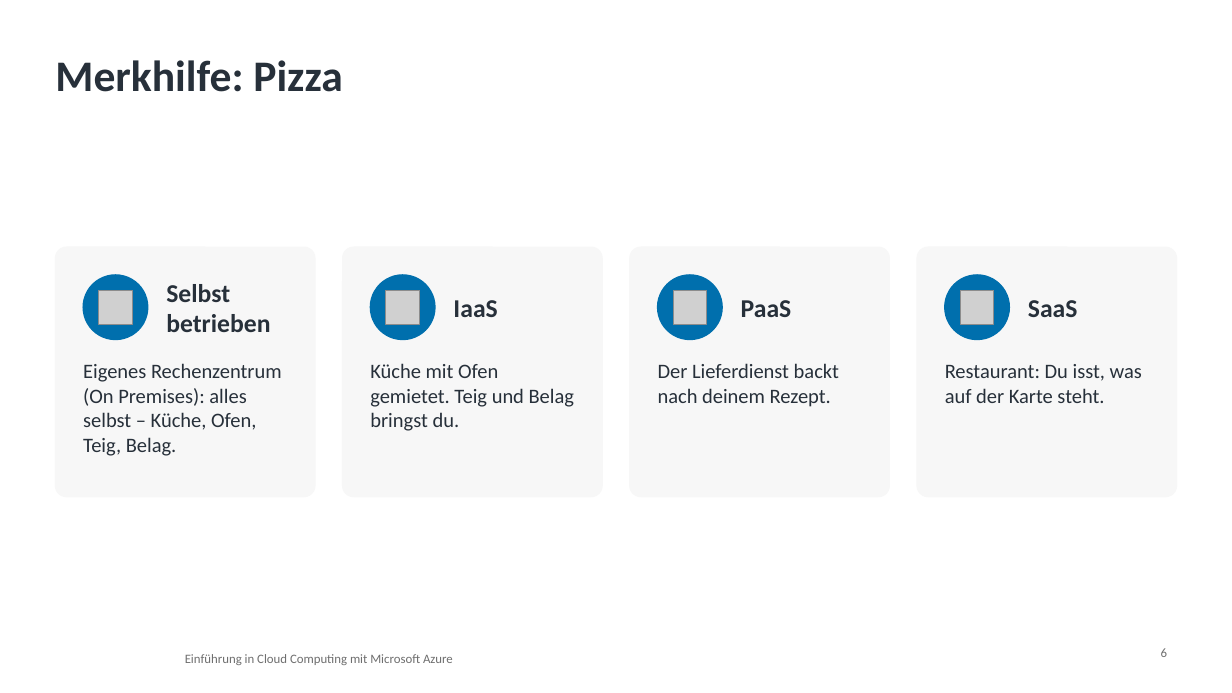
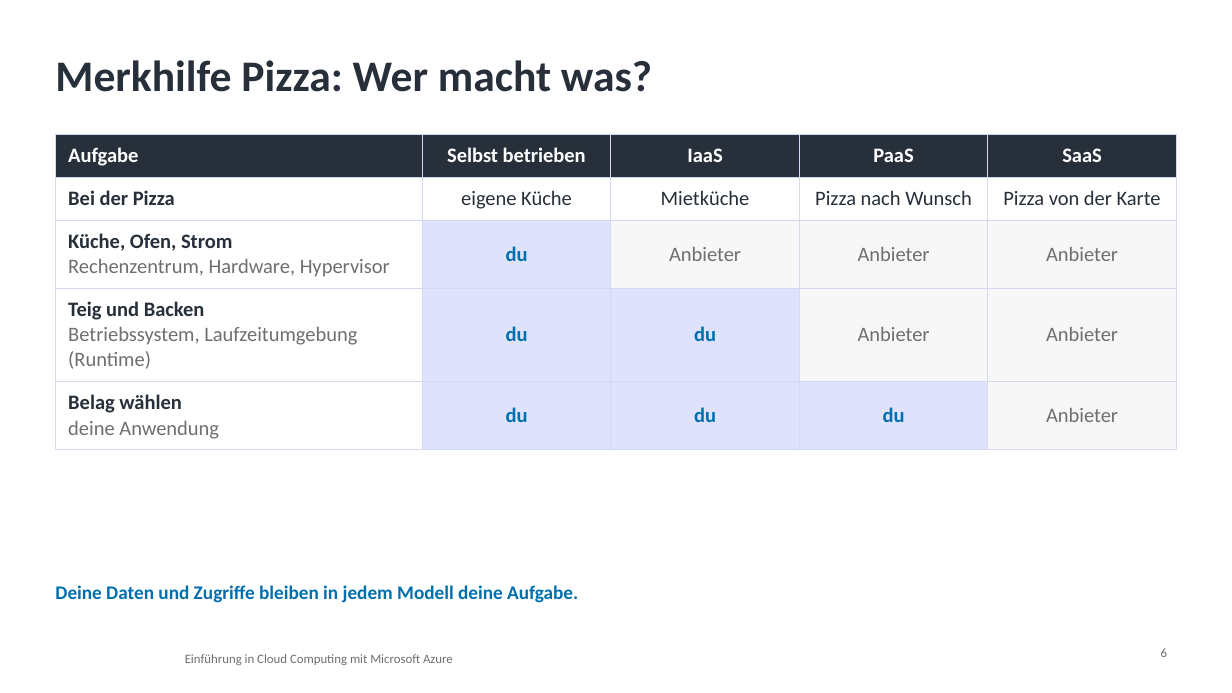
Before and after one commit to pat-teacher/azure-basics-training, a slide deck: slide 6 of praesentationen/input-02-cloud-grundlagen.pptx. Drawn at 1232x693 pixels with LibreOffice and Linux fonts; fonts in the diff are those of the drawing; grey boxes stand for pictures; background and template pictures are left out. Boxes give left, top, right and bottom in pixels: in the first picture for what was removed or moved away, otherwise in the second. Text is boxed around its words. In the diff, an @@ line names an element or a change of style, - is before the commit and + after.

```diff
--- a/praesentationen/input-02-cloud-grundlagen.pptx
+++ b/praesentationen/input-02-cloud-grundlagen.pptx
@@ title at <box>55,60,652,92</box>: text changed @@
-Merkhilfe: Pizza
+Merkhilfe Pizza: Wer macht was?
@@ table added at <box>55,134,1177,443</box>, 5 rows, 5 columns @@
+Aufgabe | Selbst betrieben | IaaS | PaaS | SaaS
+Bei der Pizza | eigene Küche | Mietküche | Pizza nach Wunsch | Pizza von der Karte
+Küche, Ofen, Strom / Rechenzentrum, Hardware, Hypervisor | du | Anbieter | Anbieter | Anbieter
+Teig und Backen / Betriebssystem, Laufzeitumgebung (Runtime) | du | du | Anbieter | Anbieter
+Belag wählen / deine Anwendung | du | du | du | Anbieter
@@ rounded rectangle removed at <box>55,247,315,496</box> @@
@@ rounded rectangle removed at <box>343,247,603,496</box> @@
@@ rounded rectangle removed at <box>630,247,890,496</box> @@
@@ rounded rectangle removed at <box>917,247,1177,496</box> @@
@@ ellipse removed at <box>83,275,148,340</box> @@
@@ picture removed at <box>99,290,132,323</box> @@
@@ text removed at <box>166,284,270,332</box> @@
-Selbst betrieben
@@ ellipse removed at <box>371,275,435,340</box> @@
@@ picture removed at <box>386,290,420,323</box> @@
@@ ellipse removed at <box>658,275,723,340</box> @@
@@ picture removed at <box>673,290,706,323</box> @@
@@ ellipse removed at <box>945,275,1009,340</box> @@
@@ picture removed at <box>960,290,994,323</box> @@
@@ text removed at <box>453,300,497,317</box> @@
-IaaS
@@ text removed at <box>741,300,792,317</box> @@
-PaaS
@@ text removed at <box>1028,300,1078,317</box> @@
-SaaS
@@ text removed at <box>83,363,282,456</box> @@
-Eigenes Rechenzentrum (On Premises): alles selbst – Küche, Ofen, Teig, Belag.
@@ text removed at <box>370,363,574,431</box> @@
-Küche mit Ofen gemietet. Teig und Belag bringst du.
@@ text removed at <box>658,363,839,407</box> @@
-Der Lieferdienst backt nach deinem Rezept.
@@ text removed at <box>945,364,1142,403</box> @@
-Restaurant: Du isst, was auf der Karte steht.
@@ text added at <box>55,585,578,603</box>, 15 pt, text #006FAD, bold @@
+Deine Daten und Zugriffe bleiben in jedem Modell deine Aufgabe.
```
Also in this commit, not shown: 39 other files.
